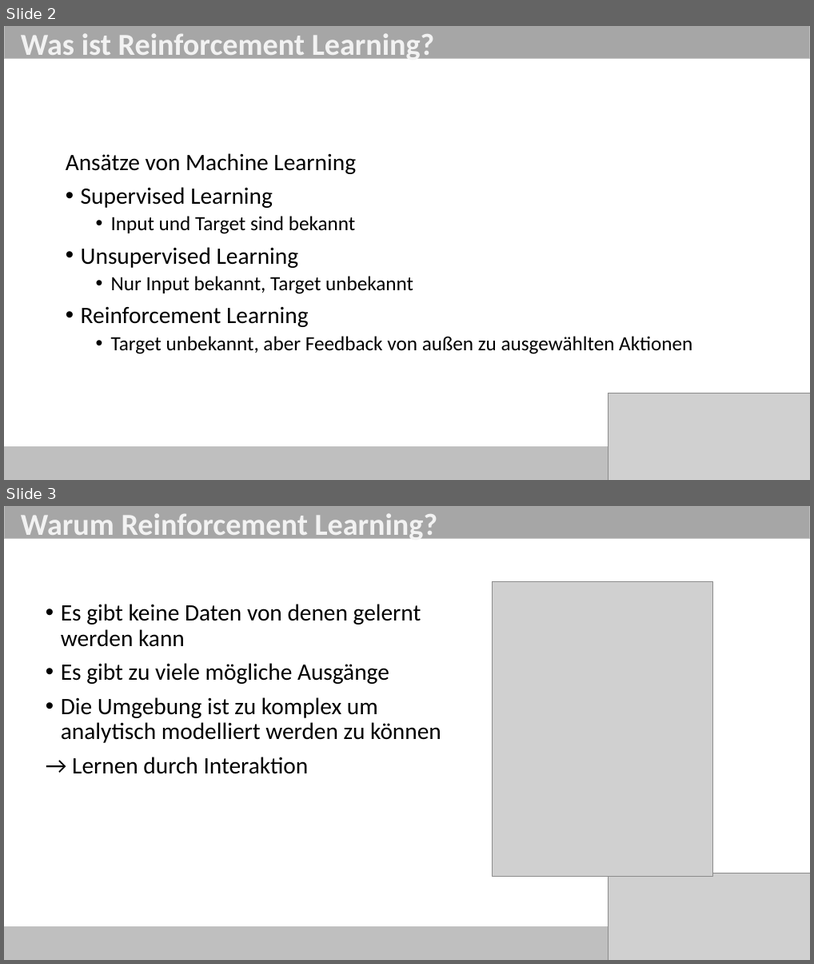
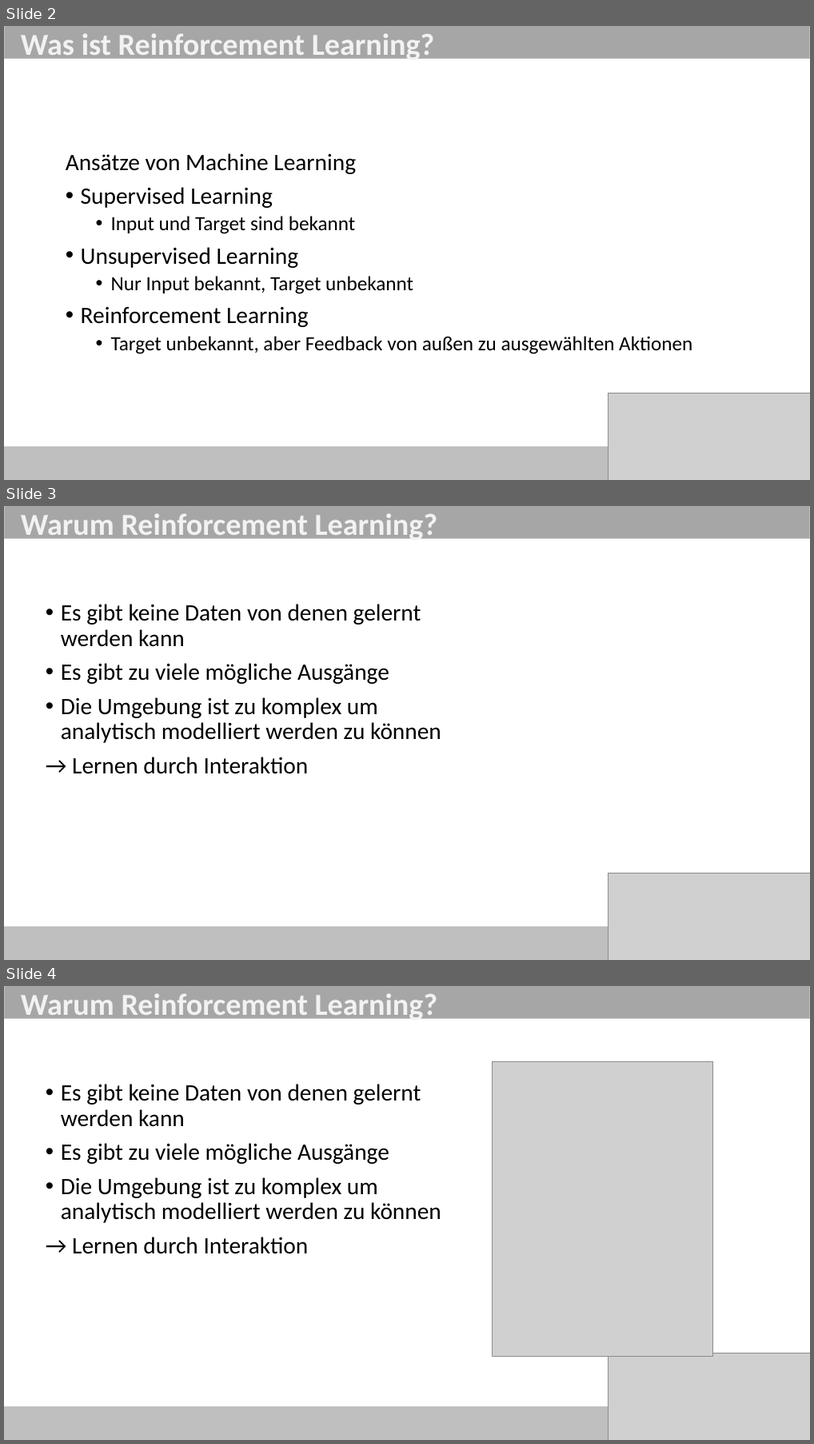
Before and after one commit to ob-algdatii-ss18/leistungsnachweis-firststeptoworlddomination, a slide deck: Reinforcement Learning.pptx. Shown one above the other, each under a label of ours: slides 2 and 3 before the commit, slides 2, 3 and 4 after it. The pictures are 814x964 and 814x1444 pixels, drawn with LibreOffice and Linux fonts; fonts in the diff are those of the drawing; grey boxes stand for pictures. Boxes give left, top, right and bottom in pixels: in the first picture for what was removed or moved away, otherwise in the second. Text is boxed around its words. In the diff, an @@ line names an element or a change of style, - is before the commit and + after.

Commit message:
presentation

```diff
--- a/Reinforcement Learning.pptx
+++ b/Reinforcement Learning.pptx
@@ slide 3 added at [4,506,810,960], background #FFFFFF @@
@@ rectangle added at [4,506,810,539], fill #A6A6A6, outline #BFBFBF 1 pt @@
@@ text added at [21,513,438,543], 36.3 pt, text #F2F2F2, bold @@
+Warum Reinforcement Learning?
@@ text added at [61,604,442,774], 28 pt, text #000000 @@
+• Es gibt keine Daten von denen gelernt werden kann
+• Es gibt zu viele mögliche Ausgänge
+• Die Umgebung ist zu komplex um analytisch modelliert werden zu können
+→ Lernen durch Interaktion
@@ picture added at [608,872,810,960] @@
@@ rectangle added at [4,927,670,960], fill #BFBFBF, outline #BFBFBF 1 pt @@
@@ what was slide 3 is now slide 4 @@
```
Also in this commit, not shown: 2 slides changed, 2 other slides added.
